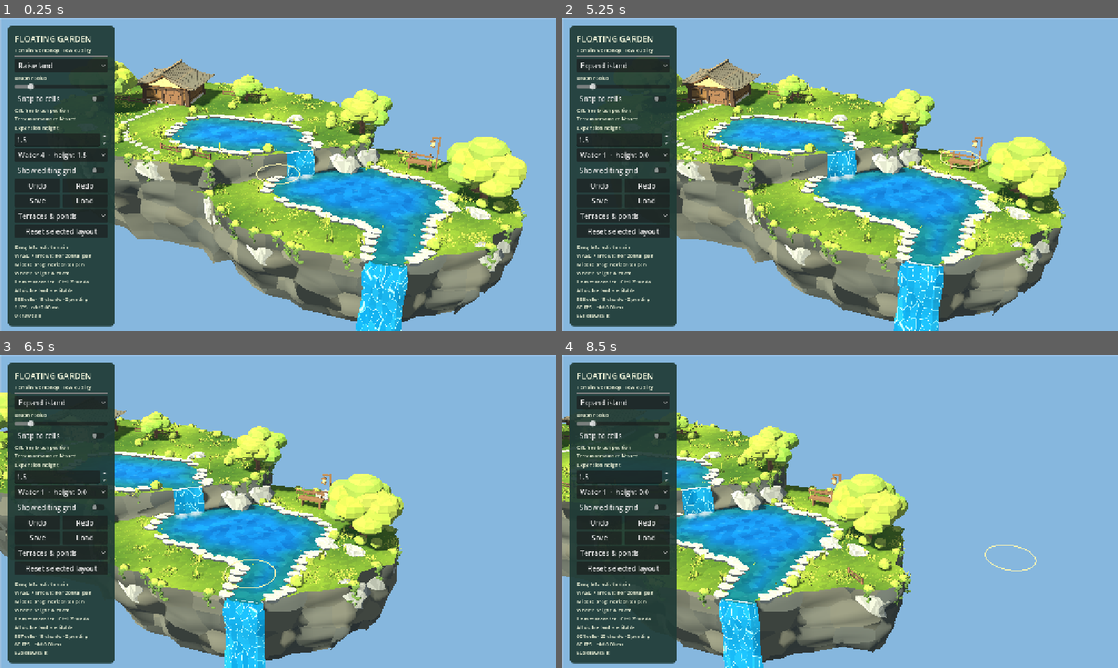
Above: before the commit, frames 1-4 (two rows, left to right).
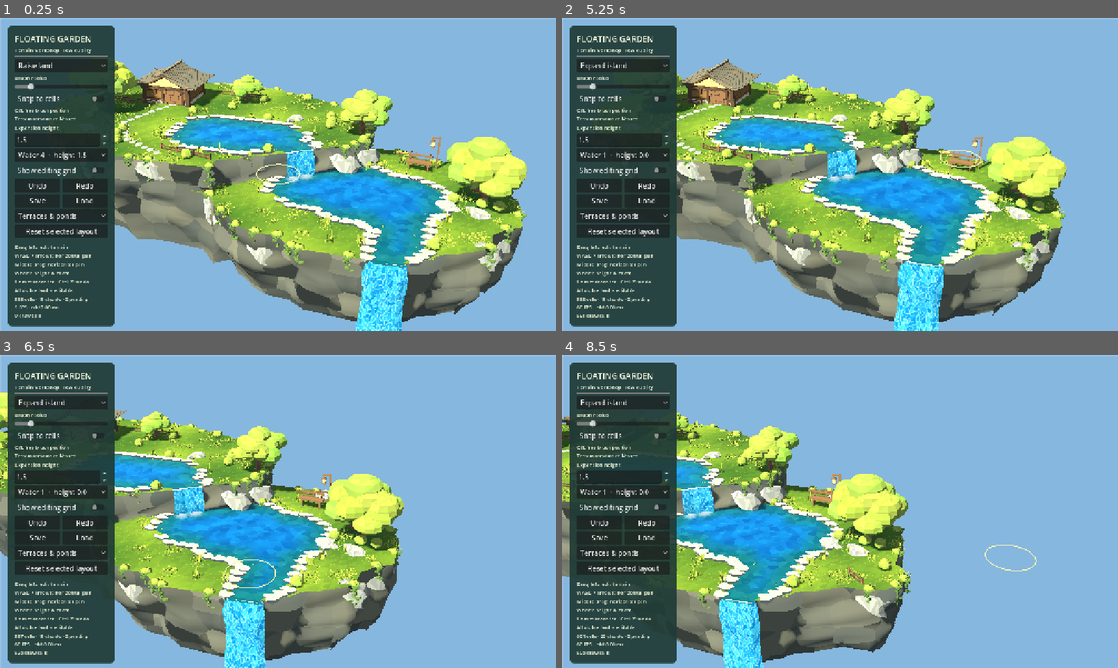
Above: after the commit, the same moments.

Repository: YI1219/Idle_and_incremental_game
Game: Godot game, scene res://scenes/terrain_editor.tscn
The game is run twice, just before and just after one commit, with the same random seed, the same clock (stepped at 60 frames per second) and the same inputs.
Inputs (mouse positions are in pixels of both pictures, inside the frame that each line leads up to):
- Up to frame 1 (0.25 s): no input
- Up to frame 2 (5.25 s): click "Raise land" at 0.5 s; click "Snap to cells" at 1.25 s; click "Expand island" at 2 s; click "Water 4 · height 1.5" at 2.75 s; click "Show editing grid" at 3.5 s; click "Water 1 · height 0.0" at 4.25 s; tap Enter at 5 s; move the mouse to (962, 158) at 5.02 s; hold D (move_right) from 5.03 s (still down); hold Q (camera_left) from 5.03 s (still down); click (962, 158) at 5.17 s
- Up to frame 3 (6.5 s): tap Space at 5.27 s; release D (move_right) at 5.75 s; release Q (camera_left) at 5.75 s; drag from (166, 527) to (250, 574) at 5.77 s
- Up to frame 4 (8.5 s): move the mouse to (895, 442) at 6.52 s; hold D (move_right) 6.53-7.25 s; tap B at 6.6 s; drag from (812, 574) to (673, 464) at 7.27 s; move the mouse to (1006, 558) at 8.02 s; hold A (move_left) from 8.03 s (still down); tap J at 8.1 s; tap Space at 8.27 s

The runs differ from the first frame. In frame 1, 1.5% of the frame differs, in the area x 51-74%, y 42-100%; in frame 2, 1.5%, in the area x 47-69%, y 42-100%; in frame 3, 1.4%; in frame 4, 1.4%.

Commit message:
Refine waterfall flow scale, highlight smoothing and blue palette

Diff:
--- a/art/review/terrain_fidelity/2026-10-05/performance.json
+++ b/art/review/terrain_fidelity/2026-10-05/performance.json
@@ -9,103 +9,103 @@
 		{
 			"cells": 593,
 			"draw_calls": 496.0,
-			"duration_seconds": 12.009019,
+			"duration_seconds": 12.000086,
 			"edits": [
 				{
 					"changed_cells": 16,
 					"operation": "raise",
-					"visible_response_ms": 138.636
+					"visible_response_ms": 143.838
 				},
 				{
 					"changed_cells": 12,
 					"operation": "lower",
-					"visible_response_ms": 119.897
+					"visible_response_ms": 152.009
 				},
 				{
 					"changed_cells": 14,
 					"operation": "expand",
-					"visible_response_ms": 151.446
+					"visible_response_ms": 157.028
 				},
 				{
 					"changed_cells": 16,
 					"operation": "contract",
-					"visible_response_ms": 150.949
+					"visible_response_ms": 150.879
 				}
 			],
-			"frame_count": 1897,
-			"max_ms": 78.069,
-			"median_ms": 5.504,
-			"p95_ms": 14.584,
+			"frame_count": 1807,
+			"max_ms": 73.249,
+			"median_ms": 6.109,
+			"p95_ms": 16.193,
 			"run": 1,
-			"static_memory_mib": 57.8795127868652,
+			"static_memory_mib": 57.8817129135132,
 			"video_memory_mib": 206.875
 		},
 		{
 			"cells": 593,
 			"draw_calls": 496.0,
-			"duration_seconds": 12.000605,
+			"duration_seconds": 12.008079,
 			"edits": [
 				{
 					"changed_cells": 16,
 					"operation": "raise",
-					"visible_response_ms": 136.922
+					"visible_response_ms": 131.326
 				},
 				{
 					"changed_cells": 12,
 					"operation": "lower",
-					"visible_response_ms": 144.001
+					"visible_response_ms": 132.95
 				},
 				{
 					"changed_cells": 14,
 					"operation": "expand",
-					"visible_response_ms": 151.847
+					"visible_response_ms": 147.511
 				},
 				{
 					"changed_cells": 16,
 					"operation": "contract",
-					"visible_response_ms": 157.011
+					"visible_response_ms": 168.649
 				}
 			],
-			"frame_count": 1837,
-			"max_ms": 74.264,
-			"median_ms": 6.042,
-			"p95_ms": 15.798,
+			"frame_count": 1785,
+			"max_ms": 77.321,
+			"median_ms": 6.354,
+			"p95_ms": 15.996,
 			"run": 2,
-			"static_memory_mib": 57.8858413696289,
+			"static_memory_mib": 57.8880414962769,
 			"video_memory_mib": 206.875
 		},
 		{
 			"cells": 593,
 			"draw_calls": 496.0,
-			"duration_seconds": 12.00113,
+			"duration_seconds": 12.001076,
 			"edits": [
 				{
 					"changed_cells": 16,
 					"operation": "raise",
-					"visible_response_ms": 136.054
+					"visible_response_ms": 134.764
 				},
 				{
 					"changed_cells": 12,
 					"operation": "lower",
-					"visible_response_ms": 143.471
+					"visible_response_ms": 142.018
 				},
 				{
 					"changed_cells": 14,
 					"operation": "expand",
-					"visible_response_ms": 150.726
+					"visible_response_ms": 148.626
 				},
 				{
 					"changed_cells": 16,
 					"operation": "contract",
-					"visible_response_ms": 161.139
+					"visible_response_ms": 153.312
 				}
 			],
-			"frame_count": 1824,
-			"max_ms": 82.158,
-			"median_ms": 5.883,
-			"p95_ms": 16.013,
+			"frame_count": 1794,
+			"max_ms": 75.039,
+			"median_ms": 6.23,
+			"p95_ms": 15.769,
 			"run": 3,
-			"static_memory_mib": 57.8893699645996,
+			"static_memory_mib": 57.8915700912476,
 			"video_memory_mib": 206.875
 		}
 	],
--- a/art/review/terrain_fidelity/2026-10-05/verification.json
+++ b/art/review/terrain_fidelity/2026-10-05/verification.json
@@ -1,6 +1,6 @@
 {
   "engine": "Godot 4.7.2",
-  "scope": "Fresh final checks for world-space cellular cliff shoulders, reduced broad-wall wave noise, matching material classification and per-refresh exact-position relief cache. Includes contour, shoreline, waterfall …(114 unchanged characters)…
+  "scope": "Fresh final checks for finer advected waterfall material with varied line brightness, pixel-footprint smoothing, lighter blue palette and lower emission. Actual Metal captures compile/render the shader; geometry remains unchanged. Includes contour, shoreline, waterfall …(114 unchanged characters)…
   "suite": [
     {
       "test": "terrain_contour_test.gd",
@@ -87,7 +87,7 @@
     "terrain_model_bounds_test": 9
   },
   "regression": "Existing mixed-height waterfall joins remain 24/24. New splash checks failed 24/26 before raised/faded …(516 unchanged characters)…
-  "review": "Independent cliff review found no Important correctness issue and reran incremental20/20 and narrow794 without overlaps. Actual captures break long folds into more distinct regions, but broad smooth bulges remain. Independent cache review cleared invalidation and output equivalence: the exact warped position fully determines relief, and every refresh clears cached values. Existing foliage/sky/water reviews cover preceding changes. Visual user acceptance remains pending.",
+  "review": "Independent finer-flow review found no Important correctness issue. World-Y advection has velocity \u22121.45/2.6 (about \u22120.56 world units/second), with both distortions in the same advected field. Geometry, picking and camera are unchanged. Review flagged a bright net; glint strength was reduced .86\u2192.55 and final actual captures regenerated. The material still reads as a patterned sheet. Existing cliff/cache and foliage reviews cover preceding changes. Still captures do not establish temporal shimmer quality. Visual user acceptance remains pending.",
   "limitations": [
     "Target Windows thin laptop/MacBook Air and long-idle performance are unmeasured this round.",
     "Legacy unrelated gameplay suite is historical evidence for the previous revision, not a fresh full-suite claim."
--- a/shaders/terrain_editor/water.gdshader
+++ b/shaders/terrain_editor/water.gdshader
@@ -13,7 +13,11 @@
 		vec2 offset=vec2(float(x),float(y));vec2 d=offset+hash2(cell+offset)-f;float v=dot(d,d);
 		if(v<first){second=first;first=v;selected=cell+offset;}else if(v<second){second=v;}
 	}
-	return vec2(1.0-smoothstep(0.018,0.075,second-first),hash2(selected).x);
+	float border=second-first;
+	float softness=max(.022,fwidth(border)*.9);
+	float edge=1.0-smoothstep(.010,.010+softness,border);
+	float brightness=mix(.48,1.0,smoothstep(.18,.82,hash2(selected+vec2(17.0)).y));
+	return vec2(edge*brightness,hash2(selected).x);
 }
 void fragment(){
 	vec2 p=world_position.xz;
@@ -38,16 +42,16 @@
 		color=mix(color,vec3(.58,.76,.78),glint*.14);
 	}
 	if(fall){
-		vec2 flow=vec2(UV.x*2.8,UV.y*1.1+TIME*0.85);
-		flow.x+=sin(UV.y*4.1+TIME*.8)*.13+sin(UV.x*5.2+UV.y*1.7)*.08;
+		vec2 flow=vec2(UV.x*5.2,UV.y*2.6+TIME*1.45);
+		flow.x+=sin(flow.y*1.8)*.20+sin(flow.x*.93+flow.y*.73)*.10;
 		vec2 field=veins(flow);
 		float line=field.x;
-		// Broad polygonal sheets with fine moving veins, rather than parallel bars.
+		// Finer advected facets with varied vein brightness, avoiding a wire cage.
 		float sheet=field.y;
-		float glint=line*.78;
-		color=mix(vec3(.065,.49,.72),vec3(.17,.66,.86),sheet*.65);
-		color=mix(color,vec3(.75,.94,.96),glint);
-		EMISSION=color*.08;
+		float glint=line*.55;
+		color=mix(vec3(.055,.47,.76),vec3(.27,.75,.90),sheet*.85);
+		color=mix(color,vec3(.84,.98,1.0),glint);
+		EMISSION=color*.06;
 	}
 	ALBEDO=color;
 	ROUGHNESS=fall?.6:.32;
Not shown, changed: CURRENT_CONTEXT.md
Not shown, changed: art/review/terrain_fidelity/2026-10-05/review.md
Not shown, changed: docs/terrain.md
